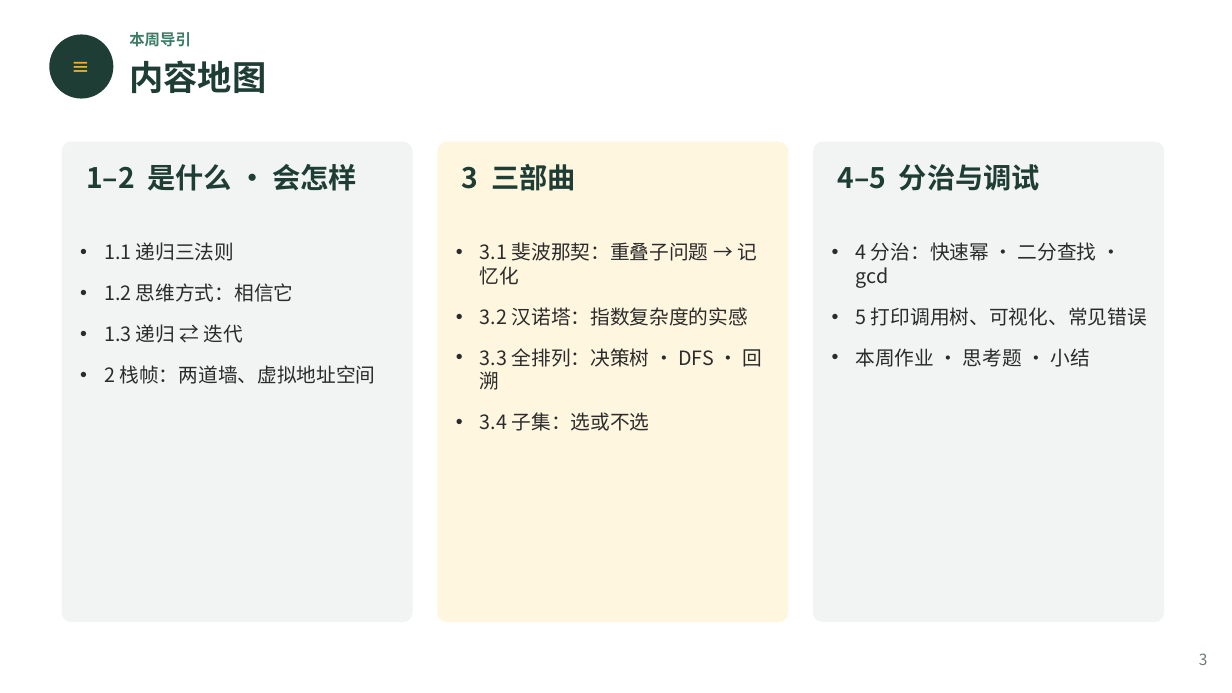
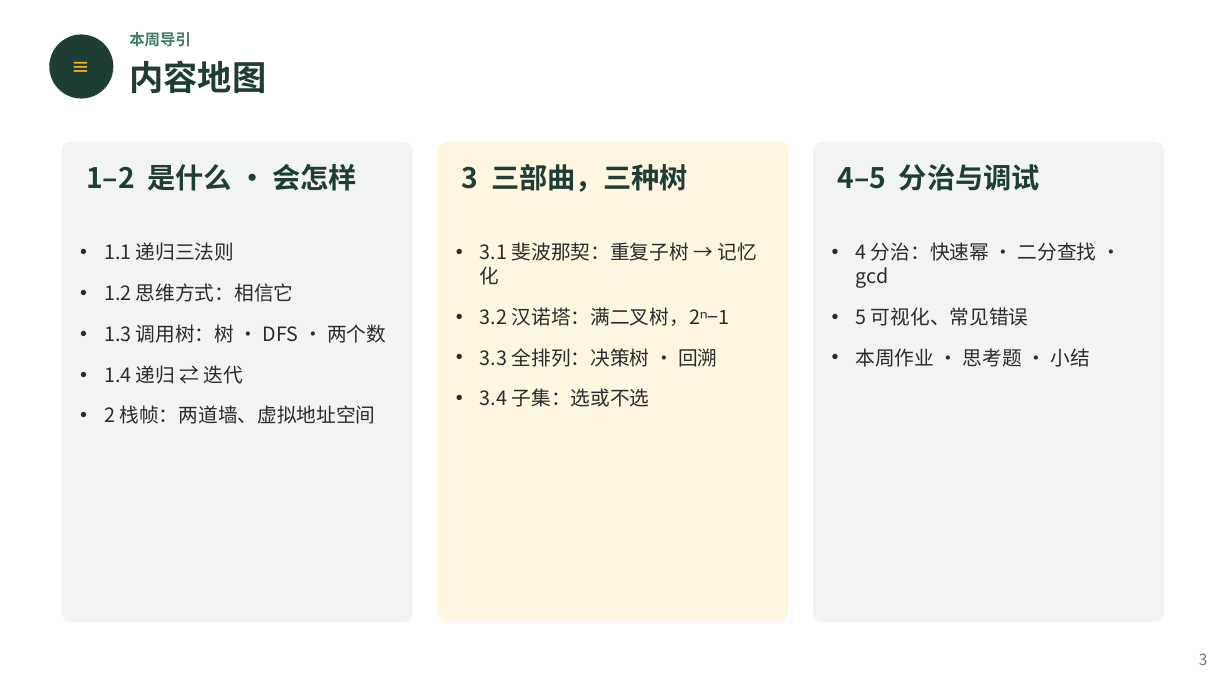
Before and after one commit to pangyouwei/2026fall-cs101, a slide deck: slide 3 of 课件/202610_ADS_W08_Recursion.pptx. Drawn at 1232x693 pixels with LibreOffice and Linux fonts; fonts in the diff are those of the drawing. Boxes give left, top, right and bottom in pixels: in the first picture for what was removed or moved away, otherwise in the second. Text is boxed around its words. In the diff, an @@ line names an element or a change of style, - is before the commit and + after.

```diff
--- a/课件/202610_ADS_W08_Recursion.pptx
+++ b/课件/202610_ADS_W08_Recursion.pptx
@@ text at <box>462,164,688,192</box>: text changed @@
-3 三部曲
+3 三部曲，三种树
@@ text at <box>480,242,757,367</box>: text changed @@
-• 3.1 斐波那契：重叠子问题 → 记忆化
-• 3.2 汉诺塔：指数复杂度的实感
-• 3.3 全排列：决策树 · DFS · 回溯
+• 3.1 斐波那契：重复子树 → 记忆化
+• 3.2 汉诺塔：满二叉树，2ⁿ−1
+• 3.3 全排列：决策树 · 回溯
@@ text at <box>104,324,386,384</box>: text changed @@
-• 1.3 递归 ⇄ 迭代
+• 1.3 调用树：树 · DFS · 两个数
+• 1.4 递归 ⇄ 迭代
@@ text at <box>856,307,1029,326</box>: text changed @@
-• 5 打印调用树、可视化、常见错误
+• 5 可视化、常见错误
```
Also in this commit, not shown: 35 other slides changed, 4 slides added, 12 other files.
